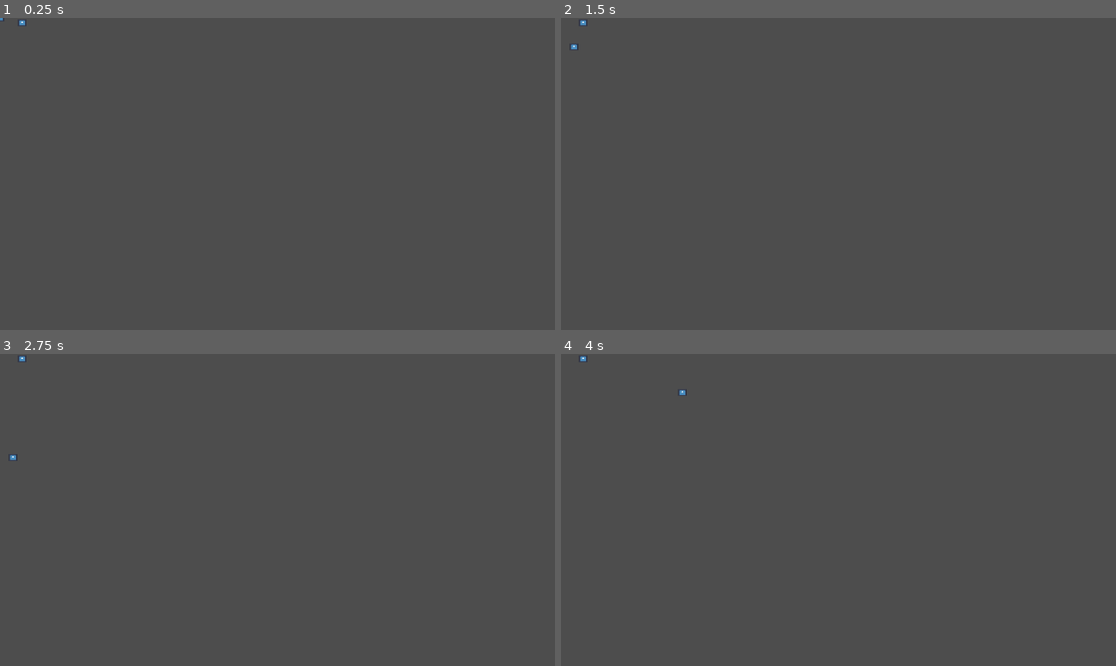
Above: before the commit, frames 1-4 (two rows, left to right).
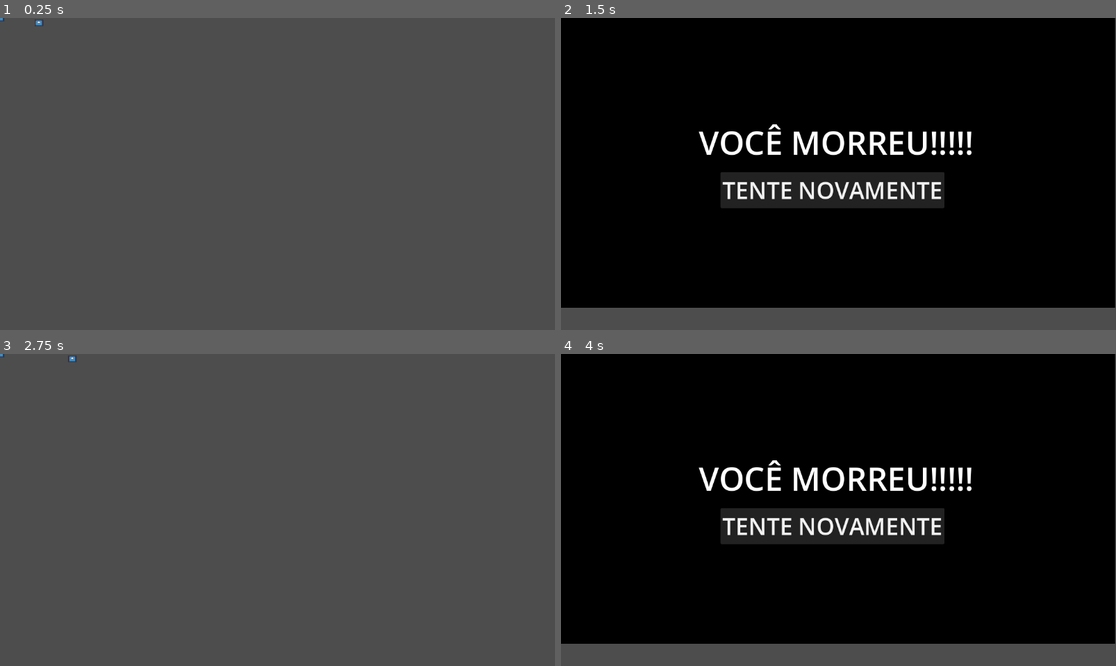
Above: after the commit, the same moments.

Repository: rickthr/Equipe-6_LADJ
Game: Godot game, scene res://primeiro_cenario.tscn
Same seed, same stepped clock (60 frames per second), same inputs: the game is played once before the commit and once after it. The project has no main scene, so this scene is started directly. The engine's default icon, where the game draws it, is replaced by a stand-in: a white triangle on a blue panel in a dark square.
Inputs (mouse positions are in pixels of both pictures, inside the frame that each line leads up to):
- Up to frame 1 (0.25 s): no input
- Up to frame 2 (1.5 s): tap Enter at 0.5 s; hold Right (ui_right) 0.53-1.28 s; tap E (atack) at 0.6, 1.35 s; hold Down (ui_down) from 1.28 s (still down)
- Up to frame 3 (2.75 s): release Down (ui_down) at 2 s; click (271, 525) at 2 s, where only the run after the commit has a clickable "TENTE NOVAMENTE"
- Up to frame 4 (4 s): hold Right (ui_right) 2.78-3.53 s; tap E (atack) at 2.85, 3.6 s; hold Up (ui_up) from 3.53 s (still down)

The runs differ from the first frame. In frame 1, less than 0.1% of the frame differs, in the area x 3-8%, y 0-3%; in frame 2, 93%, in the area x 0-100%, y 0-93%; in frame 3, less than 0.1%; in frame 4, 93%.

Commit message:
Protótipo de movimentação do inimigo (alfa)

Diff:
--- a/pers_inimigo.gd
+++ b/pers_inimigo.gd
@@ -1,8 +1,11 @@
 extends CharacterBody2D
 
+@onready var pers_inimigo: CharacterBody2D = $"."
+@export var move_speed := 10
+@export var distance := 160
 
-const SPEED = 300.0
-const JUMP_VELOCITY = -400.0
+var inimigo_centro := 16
+var follow : = Vector2.ZERO
 
 var vida := 3
 signal dano
@@ -15,10 +18,20 @@
 
 func _ready() -> void:
 		dano.connect(tomou_dano)
-		add_to_group("inimigo")
+		mover_inimigo()
 
 
 
+func _physics_process(delta: float) -> void:
+	pers_inimigo.position = pers_inimigo.position.lerp(follow, 0.5)
+
+
+func mover_inimigo():
+	var move_direction = distance * (Vector2.RIGHT)
+	var duration = move_direction.length() / float(move_speed * inimigo_centro)
+	var tween: Tween = get_tree().create_tween().set_loops().set_ease(Tween.EASE_IN_OUT)
+	tween.tween_property(self, "follow", move_direction,duration)
+	tween.tween_property(self, "follow", Vector2.ZERO,duration)
 
 
 func _on_area_2d_body_entered(body: Node2D) -> void: #FAZ O PROTAGONISTA TOMAR DANO
